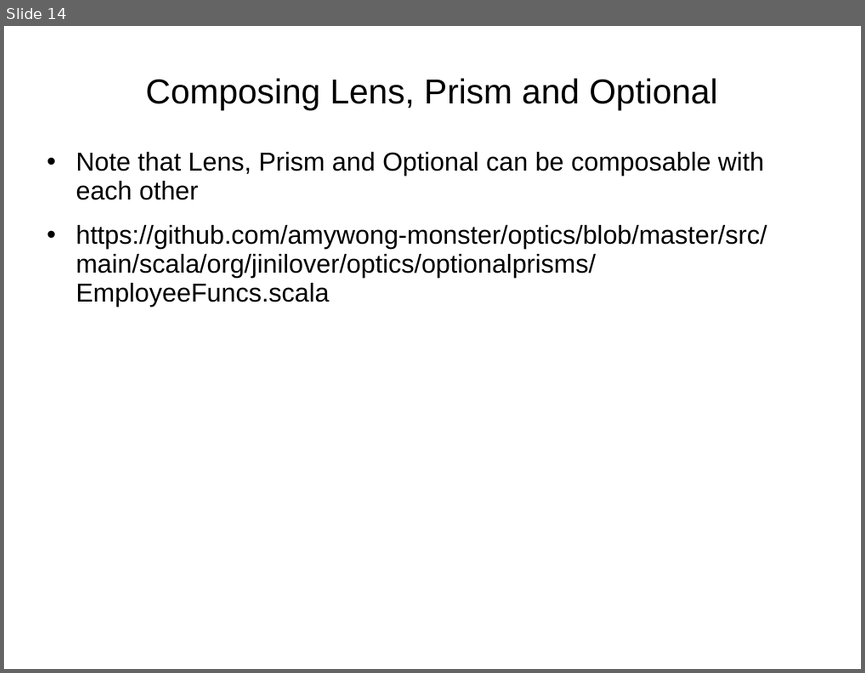
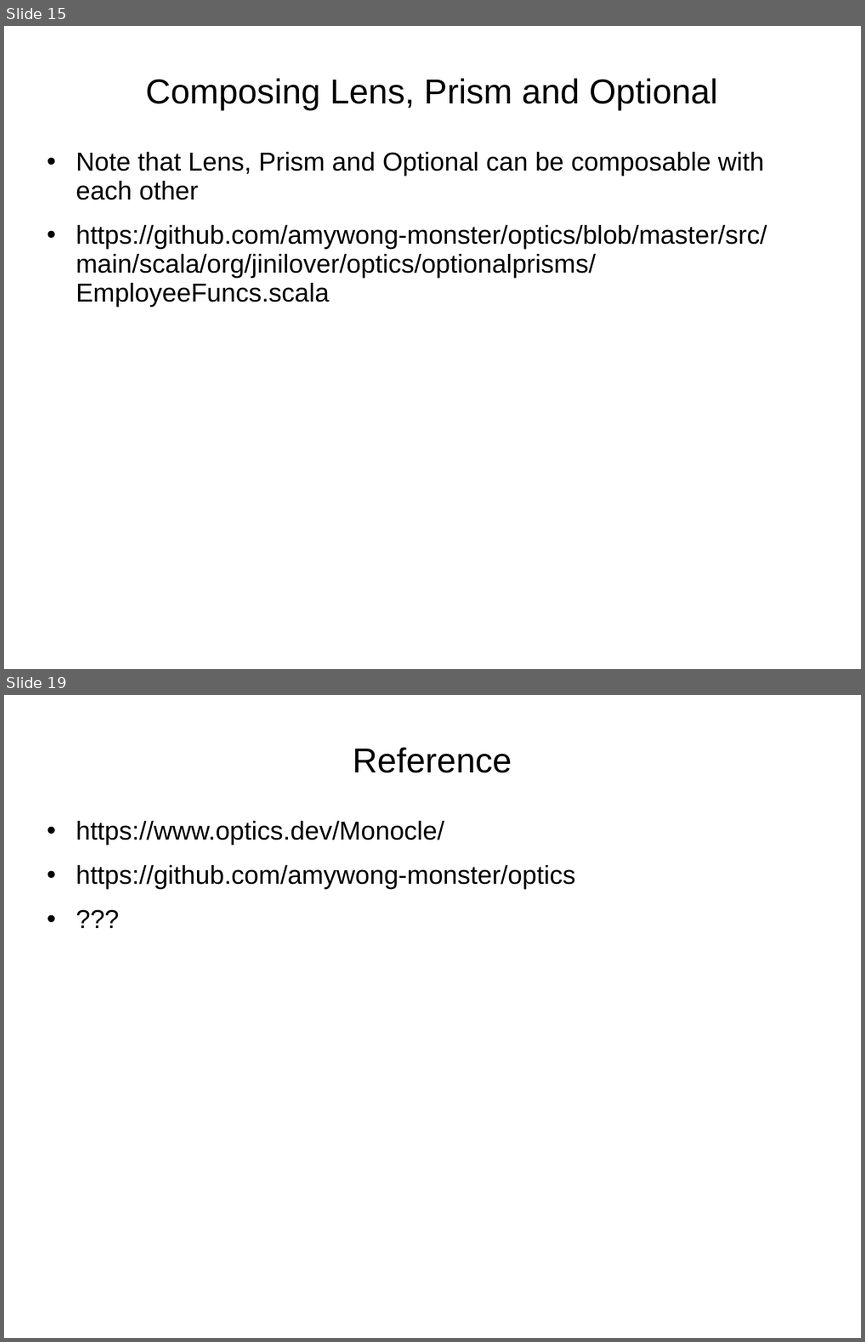
Before and after one commit to amywong-monster/Presentations, a slide deck: 2021-08-05-Update-immutable-data.ppt. Shown one above the other, each under a label of ours: slide 14 before the commit, slides 15 and 19 after it; the slides between them are not shown. The pictures are 865x673 and 865x1342 pixels, drawn with LibreOffice and Linux fonts; fonts in the diff are those of the drawing. Boxes give left, top, right and bottom in pixels: in the first picture for what was removed or moved away, otherwise in the second. Text is boxed around its words. In the diff, an @@ line names an element or a change of style, - is before the commit and + after.

```diff
--- a/2021-08-05-Update-immutable-data.ppt
+++ b/2021-08-05-Update-immutable-data.ppt
@@ slide 19 added at (4,695,861,1338), background #FFFFFF @@
@@ title added at (352,747,511,773), 32 pt, text #000000 @@
+Reference
@@ text added at (76,821,576,889), 24 pt, text #000000 @@
+• https://www.optics.dev/Monocle/
+• https://github.com/amywong-monster/optics
+• ???
@@ what was slide 14 is now slide 15 @@
```
Also in this commit, not shown: 3 slides changed, 4 other slides added.
